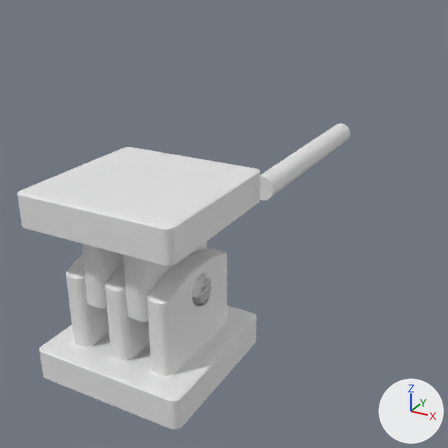
Before and after pictures for a commit that changed the Blender file riggingPractise_esandiOnara_0435.blend.
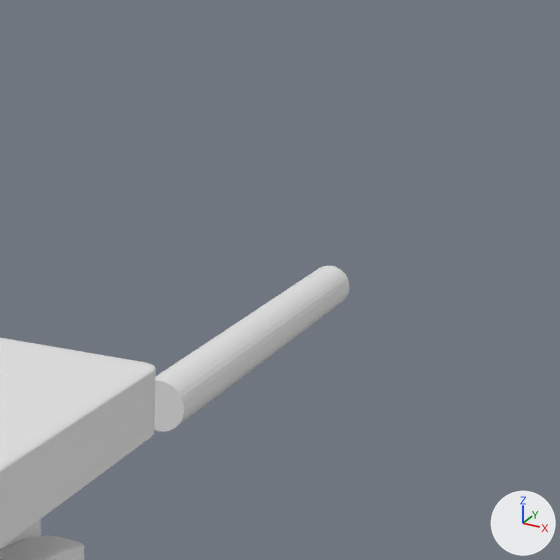
Each version is shown whole from a 50 mm camera at (19.8, -26.8, 23.9) aimed at (-6.2, 20.6, 0.2), then close up on the part from 42% to 100% of the width and 0% to 58% of the height. Lighting does not change. The marker at lower right points along +X, +Y and +Z. The first two pictures are the older version.

Script lines for the objects in view, before the commit:
```python
me_cube_002 = bpy.data.meshes.new('Cube.002')
me_cube_002.from_pydata(...)  # 11626 vertices, 6850 faces; spans x -1.0..1.0, y -1.0..1.0, z 0.0..11.52
me_cube_002.materials.append(mat_material_001)  # white #e7e7e7
me_cylinder = bpy.data.meshes.new('Cylinder')
me_cylinder.from_pydata(...)  # 600 vertices, 536 faces; spans x -1.0..1.0, y 15.6..34.7, z 5.5..7.5
ob_hard_surface_rig = bpy.data.objects.new('Hard-Surface Rig', me_cube_002)
ob_hard_surface_rig.location = (0.0, 0.0, 0.0)
ob_hard_surface_rig.scale = (5.0, 5.0, 1.05)
ob_organic_rig = bpy.data.objects.new('Organic Rig', me_cylinder)
ob_organic_rig.location = (0.0, 0.0, 0.0)
```
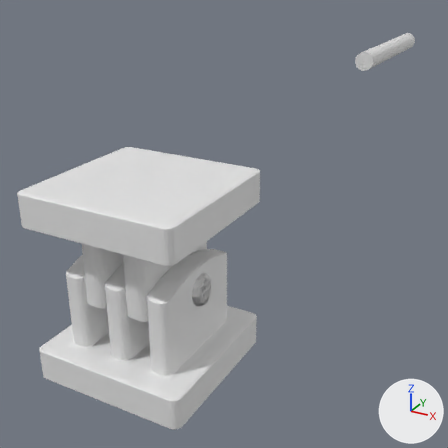
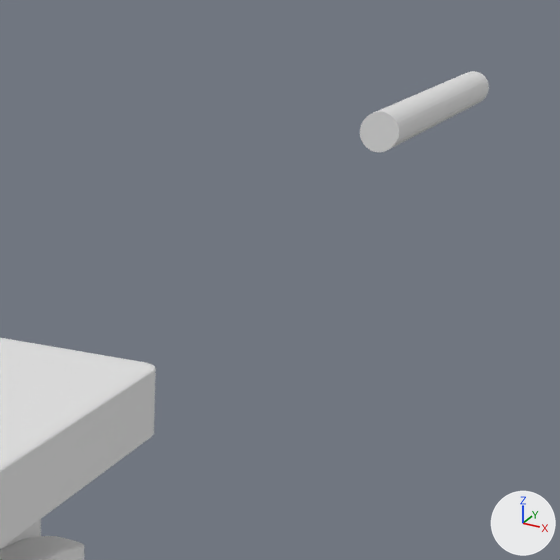
Location of each change, (x1, y1, x2, y2) in pixels of the close-ups (560 x 560 px):
'Organic Rig', moved
    before: (154, 266, 349, 432)
    after: (360, 71, 489, 152)

Diff of the bpy script that builds the scene:
```diff
--- a/riggingPractise_esandiOnara_0435.blend.py
+++ b/riggingPractise_esandiOnara_0435.blend.py
@@ ob_organic_rig @@
 ob_organic_rig = bpy.data.objects.new('Organic Rig', me_cylinder)
-ob_organic_rig.location = (0.0, 0.0, 0.0)
+ob_organic_rig.location = (0.0, 25.13, 6.47)
```
